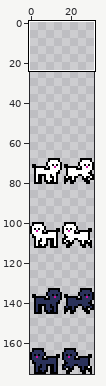
Two states of a sprite sheet, src/res/all.png. Above: a wide view before the commit, with the close-up outlined.
Close-up. As it was:
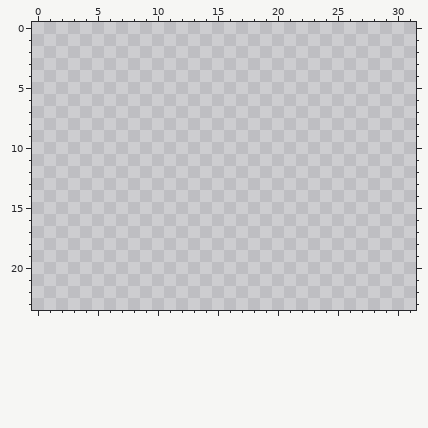
The file is 32x176 pixels. Colours within 5 levels of each other are drawn and written as one. Shown: x 0..31, y 0..23.
The same view after the edit:
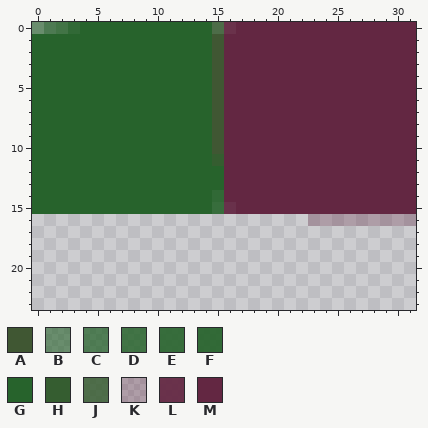
Palette (. is transparent): A #405733  B #27632c9a  C #27632cbe  D #27632cd6  E #27632ce6  F #27632cee  G #27632c  H #355d30  J #375c31d6  K #6327424a  L #632742ee  M #632742
The exact change:
@@ x 0..31 @@
- 0 ................................
- 1 ................................
- 2 ................................
- 3 ................................
- 4 ................................
- 5 ................................
- 6 ................................
- 7 ................................
- 8 ................................
- 9 ................................
-10 ................................
-11 ................................
-12 ................................
-13 ................................
-14 ................................
-15 ................................
-16 ................................
+ 0 BCDFGGGGGGGGGGGJLMMMMMMMMMMMMMMM
+ 1 GGGGGGGGGGGGGGGAMMMMMMMMMMMMMMMM
+ 2 GGGGGGGGGGGGGGGAMMMMMMMMMMMMMMMM
+ 3 GGGGGGGGGGGGGGGAMMMMMMMMMMMMMMMM
+ 4 GGGGGGGGGGGGGGGAMMMMMMMMMMMMMMMM
+ 5 GGGGGGGGGGGGGGGAMMMMMMMMMMMMMMMM
+ 6 GGGGGGGGGGGGGGGAMMMMMMMMMMMMMMMM
+ 7 GGGGGGGGGGGGGGGAMMMMMMMMMMMMMMMM
+ 8 GGGGGGGGGGGGGGGAMMMMMMMMMMMMMMMM
+ 9 GGGGGGGGGGGGGGGAMMMMMMMMMMMMMMMM
+10 GGGGGGGGGGGGGGGAMMMMMMMMMMMMMMMM
+11 GGGGGGGGGGGGGGGHMMMMMMMMMMMMMMMM
+12 GGGGGGGGGGGGGGGGMMMMMMMMMMMMMMMM
+13 GGGGGGGGGGGGGGGGMMMMMMMMMMMMMMMM
+14 GGGGGGGGGGGGGGGFMMMMMMMMMMMMMMMM
+15 GGGGGGGGGGGGGGGELMMMMMMMMMMMMMMM
+16 .......................KKKKKKKKK
 17 ................................
Where, in picture pixels (left, top, right, bottom), the same in both close-ups:
added: (32, 22, 416, 226)
